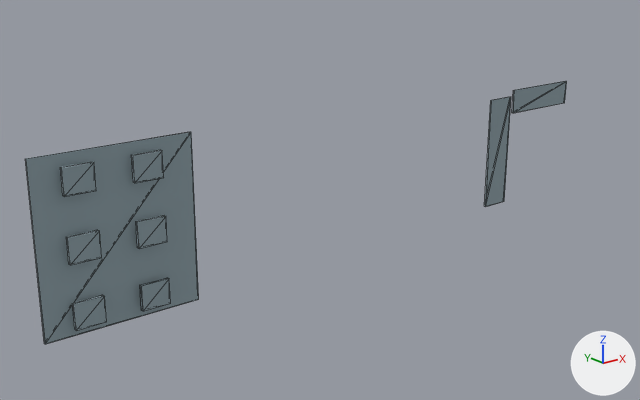
A saved change to the OBJ model models/dongfeng_sandbox/meshes/buildings_roof_dark.obj.
Before and after are seen from a 50 mm camera at (-0.068, -2.041, 3.858) aimed at (1.459, -0.132, 3.094). Lighting does not change. The marker at lower right points along +X, +Y and +Z. The first picture is the older version. Mesh edges are drawn as thin lines. Where no turn or scale is listed for an object, it has been applied to the vertices. Vertices at exactly the same position are counted once.

The first picture shows 'buildings_roof_dark'.
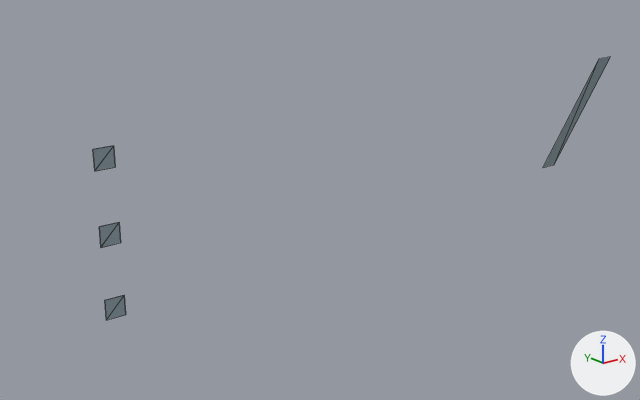
What differs and where, as boxes [x1, y1, x2, y2] in the pictures (640 x 400 px):
'buildings_roof_dark', reshaped
    before: [26, 81, 567, 344]
    after: [93, 57, 610, 320]
part 1 of me_buildings_roof_dark, added
    after: [105, 295, 126, 320]
part 2 of me_buildings_roof_dark, added
    after: [99, 223, 121, 247]
part 3 of me_buildings_roof_dark, added
    after: [93, 146, 115, 171]
part 4 of me_buildings_roof_dark, deleted
    before: [26, 132, 199, 344]
part 5 of me_buildings_roof_dark, deleted
    before: [136, 215, 167, 249]
part 6 of me_buildings_roof_dark, deleted
    before: [512, 81, 567, 113]
part 7 of me_buildings_roof_dark, deleted
    before: [72, 295, 107, 331]
part 8 of me_buildings_roof_dark, deleted
    before: [60, 162, 96, 197]
part 9 of me_buildings_roof_dark, deleted
    before: [140, 278, 171, 311]
part 10 of me_buildings_roof_dark, deleted
    before: [131, 150, 164, 183]
part 11 of me_buildings_roof_dark, deleted
    before: [66, 230, 102, 265]
part 12 of me_buildings_roof_dark, deleted
    before: [484, 97, 511, 207]
part 13 of me_buildings_roof_dark, added
    after: [543, 57, 610, 168]

What the commit changed:
me_buildings_roof_dark is used by ob_buildings_roof_dark; location (0.0, 0.0, 0.0).
Verts and faces of me_buildings_roof_dark; kept vertices keep their numbers, new ones are numbered from 72.
me_buildings_roof_dark had 72 vertices, 108 faces and spanned x 0.59..2.49, y -0.25..-0.2, z 2.94..3.38.
me_buildings_roof_dark now has 28 vertices, 38 faces and spans x 0.75..2.59, y -0.3..-0.1, z 2.95..3.42.
me_buildings_roof_dark part 1: a new loose piece, a box spanning x 0.7475..0.7985, y -0.2036..-0.2031, z 2.9495..3.0005, in mat_roof_dark (grey #90a3aa).
me_buildings_roof_dark part 2: a new loose piece, a box spanning x 0.7475..0.7985, y -0.2036..-0.2031, z 3.1345..3.1855, in mat_roof_dark (grey #90a3aa).
me_buildings_roof_dark part 3: a new loose piece, a box spanning x 0.7475..0.7985, y -0.2036..-0.2031, z 3.3195..3.3705, in mat_roof_dark (grey #90a3aa).
me_buildings_roof_dark part 4: the loose piece of 8 vertices spanning x 0.59..0.99, y -0.22, z 2.94..3.38 is deleted.
me_buildings_roof_dark part 5: the loose piece of 8 vertices spanning x 0.82..0.9, y -0.25..-0.24, z 3.13..3.19 is deleted.
me_buildings_roof_dark part 6: the loose piece of 8 vertices spanning x 2.21..2.49, y -0.2, z 3.26..3.34 is deleted.
me_buildings_roof_dark part 7: the loose piece of 8 vertices spanning x 0.65..0.73, y -0.25..-0.24, z 2.97..3.03 is deleted.
me_buildings_roof_dark part 8: the loose piece of 8 vertices spanning x 0.65..0.73, y -0.25..-0.24, z 3.29..3.35 is deleted.
me_buildings_roof_dark part 9: the loose piece of 8 vertices spanning x 0.82..0.9, y -0.25..-0.24, z 2.97..3.03 is deleted.
me_buildings_roof_dark part 10: the loose piece of 8 vertices spanning x 0.82..0.9, y -0.25..-0.24, z 3.29..3.35 is deleted.
me_buildings_roof_dark part 11: the loose piece of 8 vertices spanning x 0.65..0.73, y -0.25..-0.24, z 3.13..3.19 is deleted.
me_buildings_roof_dark part 12: the loose piece of 8 vertices spanning x 2.1..2.2, y -0.2, z 2.96..3.32 is deleted.
Part 13, on me_buildings_roof_dark:
New vertex 72 is at (2.53, -0.1, 3.0), pixel (542, 167).
New vertex 73 is at (2.59, -0.1, 3.0), pixel (554, 164).
New vertex 74 is at (2.59, -0.3, 3.42), pixel (610, 56).
New vertex 75 is at (2.53, -0.3, 3.42), pixel (599, 58).
New faces: (72, 73, 75), (73, 74, 75).
